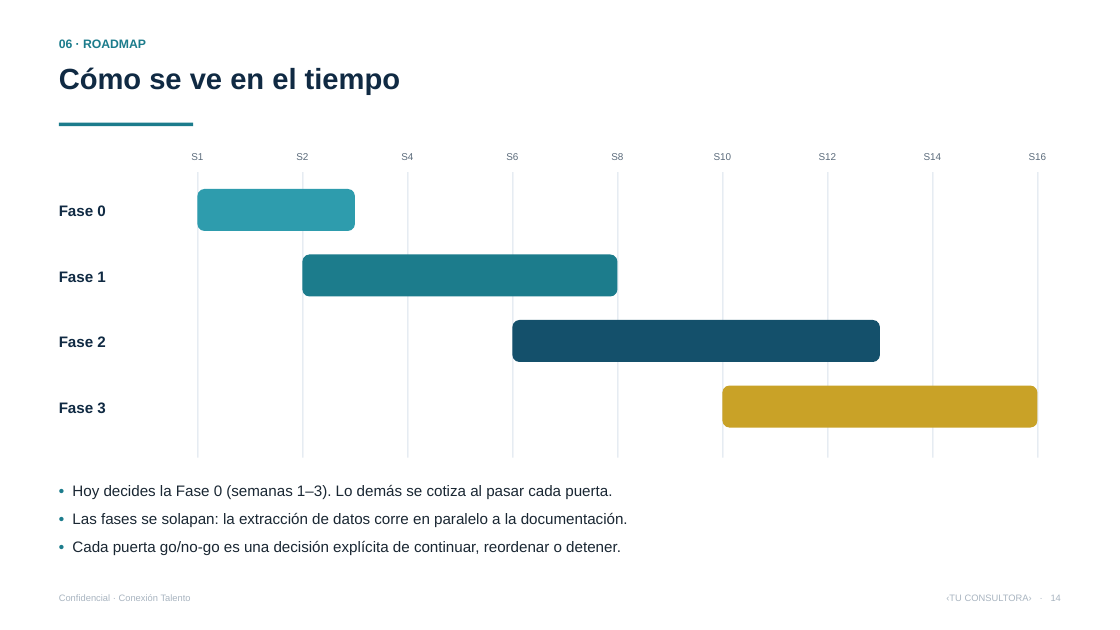
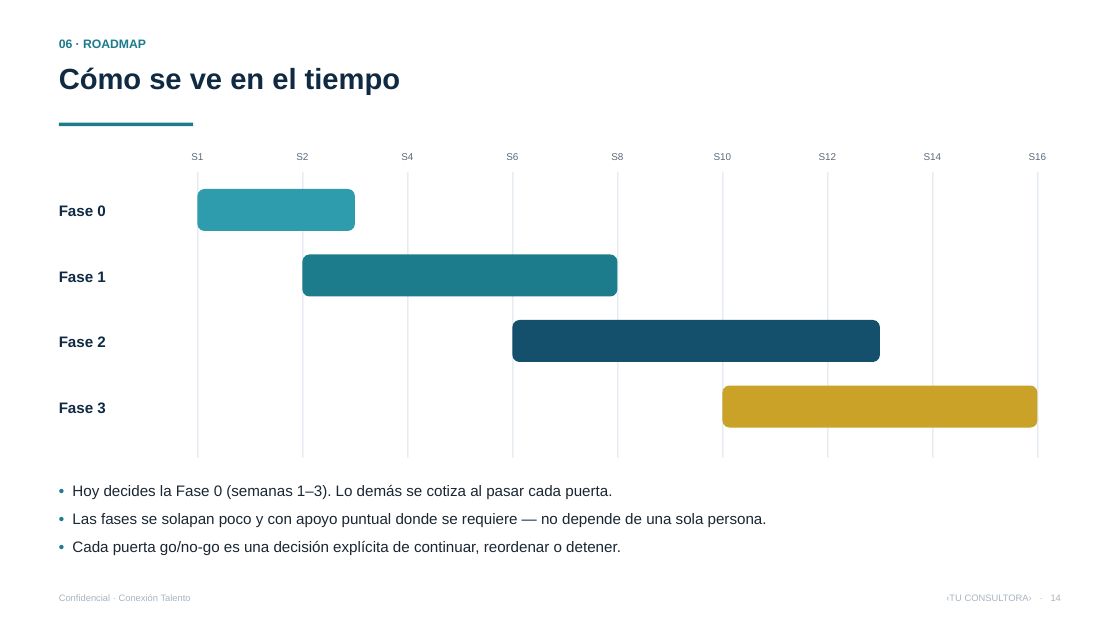
Before and after one commit to vverlaine/conexion-talento-ia, a slide deck: slide 14 of 04-propuesta/Presentacion-Conexion-Talento.pptx. Drawn at 1120x630 pixels with LibreOffice and Linux fonts; fonts in the diff are those of the drawing. Boxes give left, top, right and bottom in pixels: in the first picture for what was removed or moved away, otherwise in the second. Text is boxed around its words. In the diff, an @@ line names an element or a change of style, - is before the commit and + after.

```diff
--- a/04-propuesta/Presentacion-Conexion-Talento.pptx
+++ b/04-propuesta/Presentacion-Conexion-Talento.pptx
@@ text at [72,513,767,527]: text changed @@
-• Las fases se solapan: la extracción de datos corre en paralelo a la documentación.
+• Las fases se solapan poco y con apoyo puntual donde se requiere — no depende de una sola persona.
```
Also in this commit, not shown: 3 other slides changed, 4 other files.
